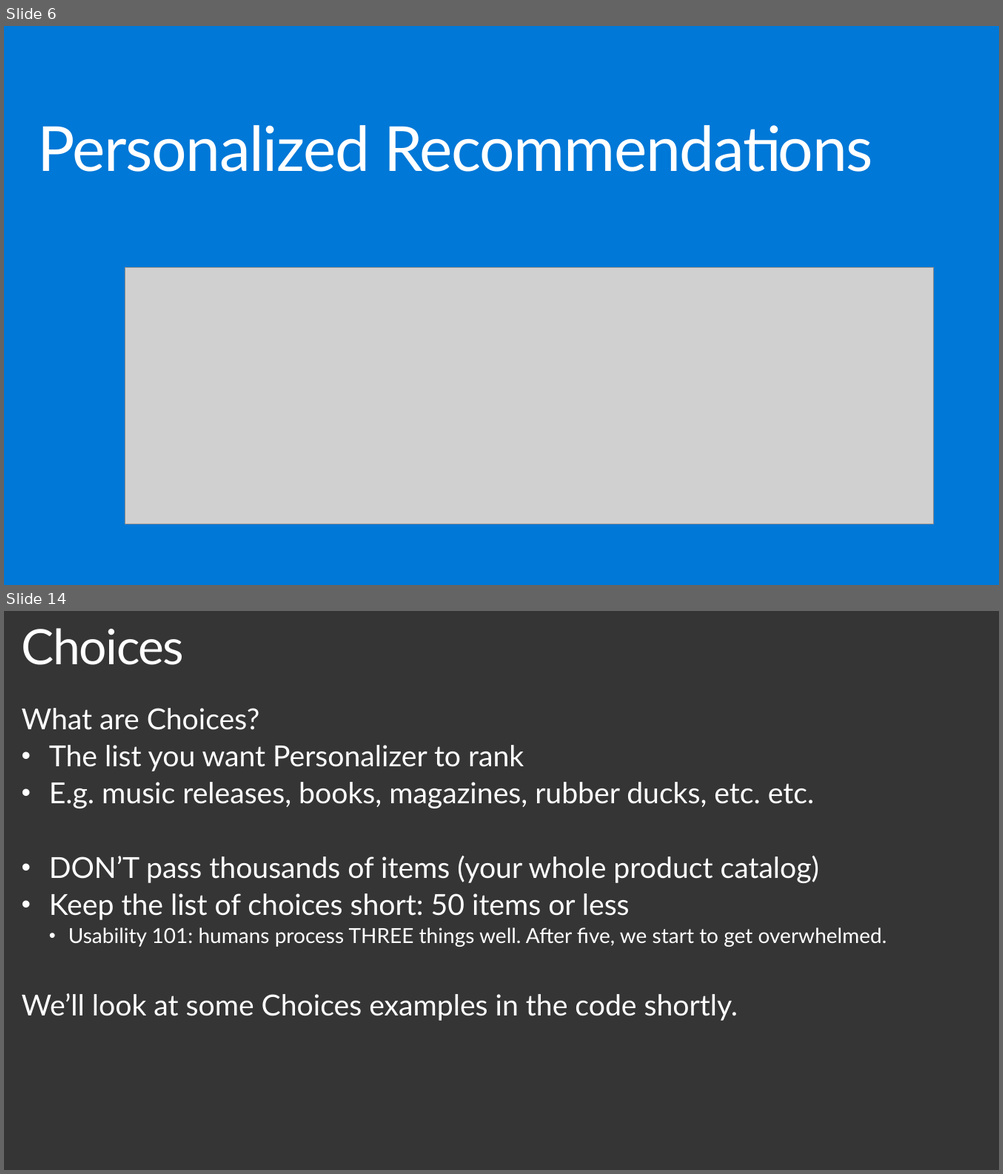
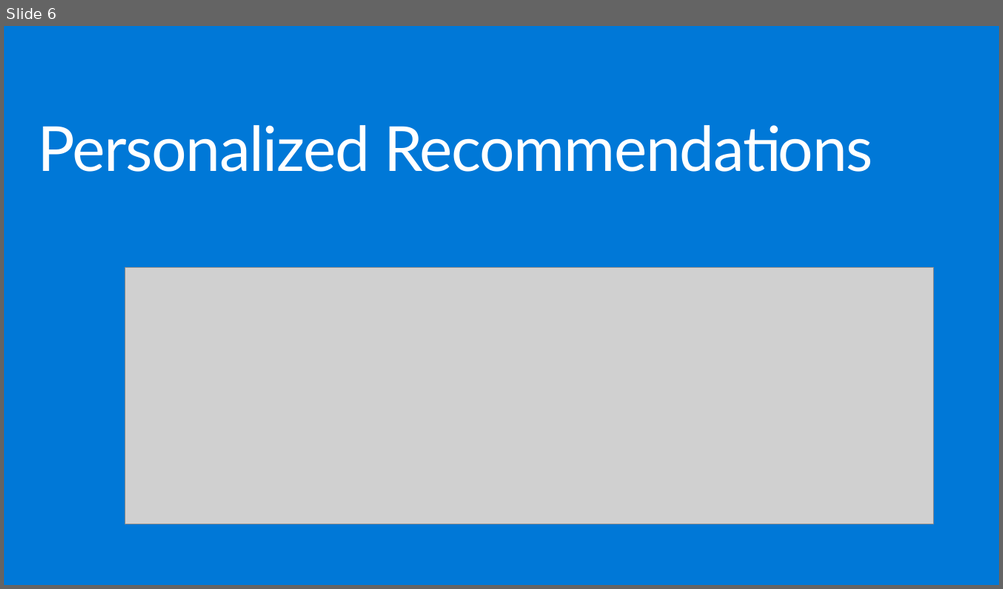
Before and after one commit to plzm/events, a slide deck: GraniteStateCodeCamp2019/gscc19-pelazem.pptx. Shown one above the other, each under a label of ours: slides 6 and 14 before the commit, slide 6 after it; the slides between them are not shown. The pictures are 1003x1174 and 1003x589 pixels, drawn with LibreOffice and Linux fonts; fonts in the diff are those of the drawing; grey boxes stand for pictures; background and template pictures are left out. Boxes give left, top, right and bottom in pixels: in the first picture for what was removed or moved away, otherwise in the second. Text is boxed around its words. In the diff, an @@ line names an element or a change of style, - is before the commit and + after.

```diff
--- a/GraniteStateCodeCamp2019/gscc19-pelazem.pptx
+++ b/GraniteStateCodeCamp2019/gscc19-pelazem.pptx
@@ slide 14 removed at bbox=[4, 611, 999, 1170], background picture (left out) @@
@@ title removed at bbox=[22, 628, 185, 665] @@
-Choices
@@ text removed at bbox=[22, 708, 887, 1021] @@
-What are Choices?
-• The list you want Personalizer to rank
-• E.g. music releases, books, magazines, rubber ducks, etc. etc.
-• DON’T pass thousands of items (your whole product catalog)
-• Keep the list of choices short: 50 items or less
-  • Usability 101: humans process THREE things well. After five, we start to get overwhelmed.
-We’ll look at some Choices examples in the code shortly.
```
Also in this commit, not shown: 2 slides changed, 2 slides added, 6 other slides removed, 1 other file.
